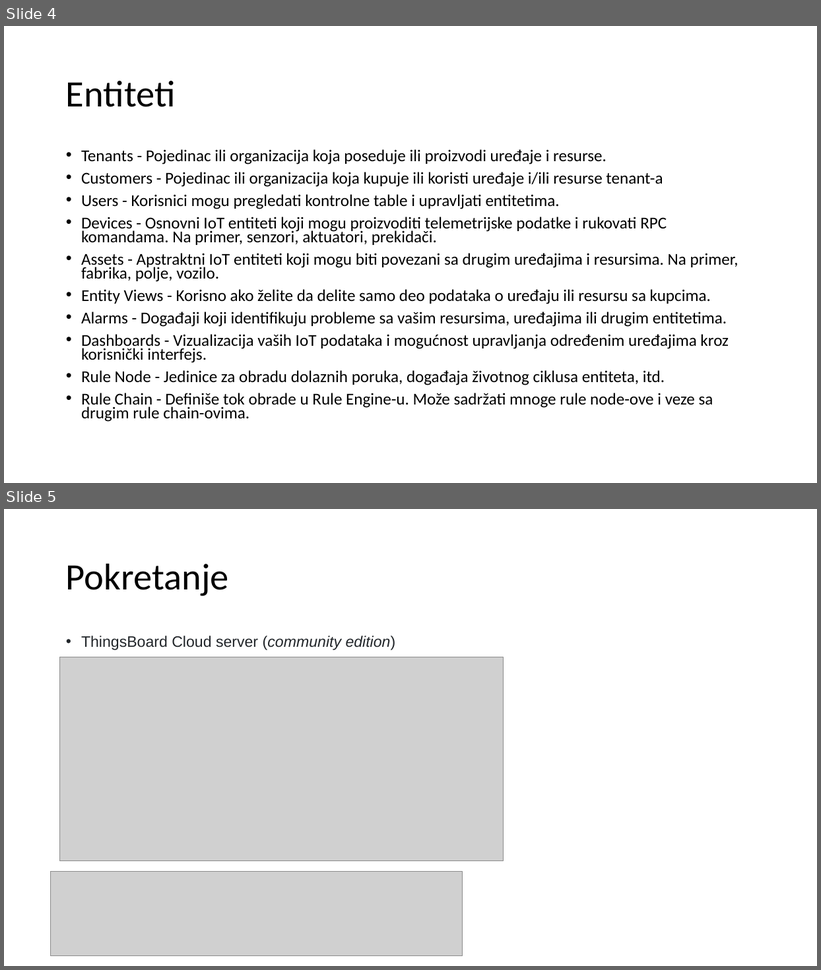
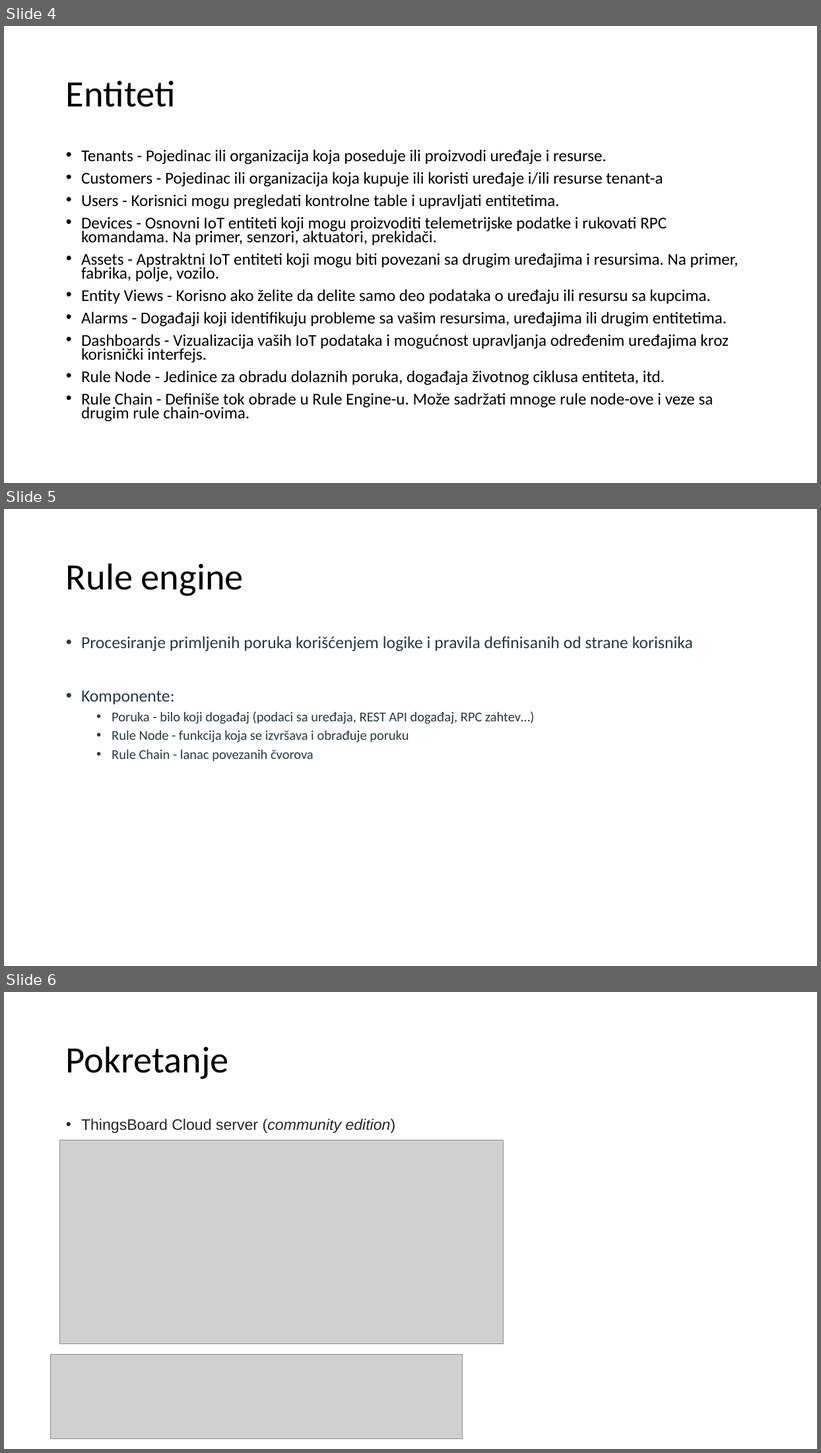
Before and after one commit to dimicom3/ubicomp, a slide deck: proj1/Projekat1.pptx. Shown one above the other, each under a label of ours: slides 4 and 5 before the commit, slides 4, 5 and 6 after it. The pictures are 821x970 and 821x1453 pixels, drawn with LibreOffice and Linux fonts; fonts in the diff are those of the drawing; grey boxes stand for pictures. Boxes give left, top, right and bottom in pixels: in the first picture for what was removed or moved away, otherwise in the second. Text is boxed around its words. In the diff, an @@ line names an element or a change of style, - is before the commit and + after.

```diff
--- a/proj1/Projekat1.pptx
+++ b/proj1/Projekat1.pptx
@@ slide 5 added at (4, 509, 817, 966), background #FFFFFF @@
@@ title added at (66, 563, 244, 596), 44 pt, text #000000 @@
+Rule engine
@@ text added at (81, 636, 693, 762), 16 pt, text #233A44 @@
+• Procesiranje primljenih poruka korišćenjem logike i pravila definisanih od strane korisnika
+• Komponente:
+  • Poruka - bilo koji događaj (podaci sa uređaja, REST API događaj, RPC zahtev…)
+  • Rule Node - funkcija koja se izvršava i obrađuje poruku
+  • Rule Chain - lanac povezanih čvorova
@@ what was slide 5 is now slide 6 @@
```
Also in this commit, not shown: 2 other files.
